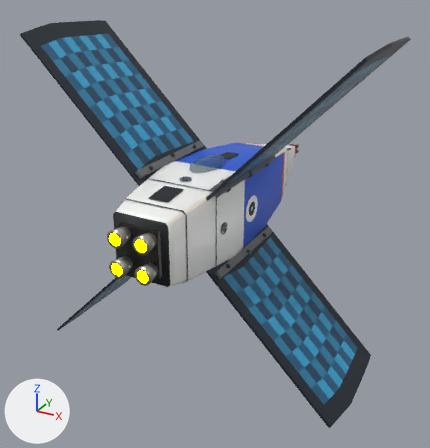
Before and after pictures for a commit that changed the glTF model ThoriumGap_JS/models/Ship_Crosspanel_14.glb.
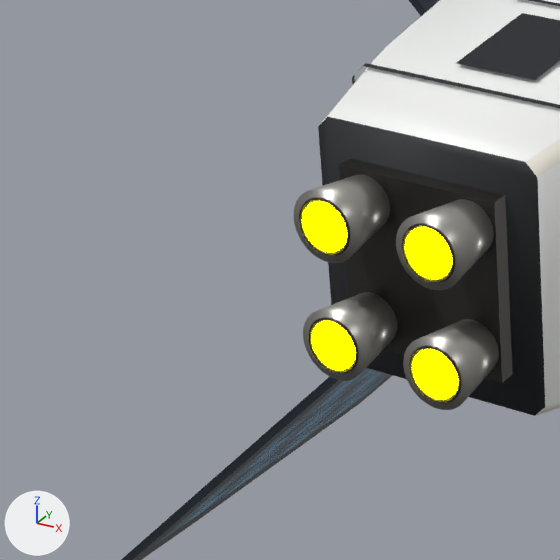
Each version appears first whole from a camera (50 mm lens) standing at (5.51, -10.57, 4.48) and looking at (-0.16, -0.27, -0.67), and next in a close-up on the part from 8% to 40% of the width and 41% to 72% of the height. Every picture has the same lights, and +X, +Y and +Z are marked at lower left. The first two pictures are the older version. Where no turn or scale is listed for an object, it has been applied to the vertices.

In view in the first close-up: 'EngineBell_LowerLeft_TaperedSquareClusterNozzle', 'EngineBell_LowerRight_TaperedSquareClusterNozzle', 'EngineBell_UpperLeft_TaperedSquareClusterNozzle', 'EngineBell_UpperRight_TaperedSquareClusterNozzle', 'EngineDeck_SquareAftManifold', 'EngineEmitter', 'Fuselage_SquareBody', 'HullAccessPanel_TopAft', 'HullPanelRing_SquareSectionBand_01', 'SolarPanelWing_LowerLeftRidge_RectangularPhotovoltaicGrid' and 10 more.
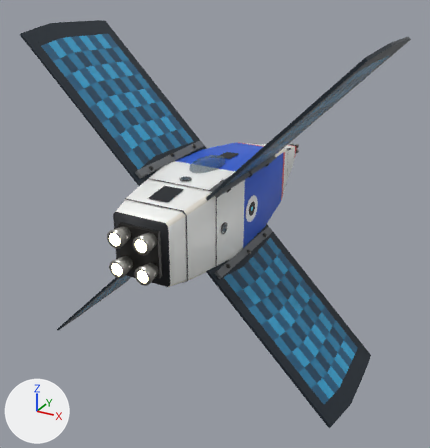
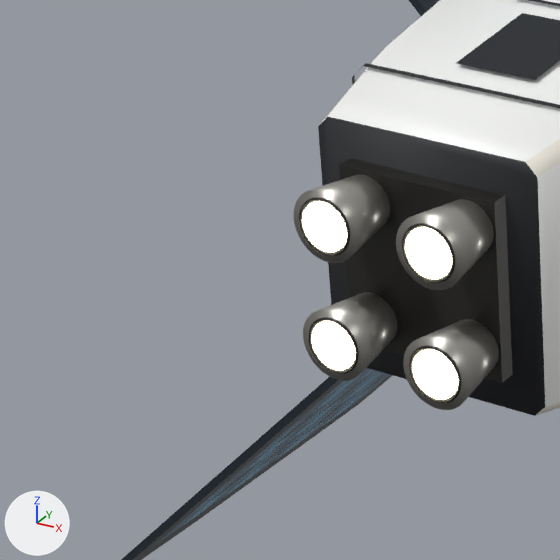
Pixel boxes (x1, y1, x2, y2) of what changed, in the close-ups (560 x 560 px):
'EngineEmitter', recoloured (yellow to beige)
    both: (302, 201, 458, 400)

Diff of the bpy script that builds the scene:
```diff
--- a/ThoriumGap_JS/models/Ship_Crosspanel_14.glb.py
+++ b/ThoriumGap_JS/models/Ship_Crosspanel_14.glb.py
@@ mat_engineglow @@
 mat_engineglow.roughness = 1.0
-mat_engineglow.emission_color = (1.0, 1.0, 0.0)  # yellow #ffff00
+mat_engineglow.emission_color = (0.62, 0.57, 0.4)  # beige #cec7aa
 mat_engineglow.emission_strength = 8.0
```
